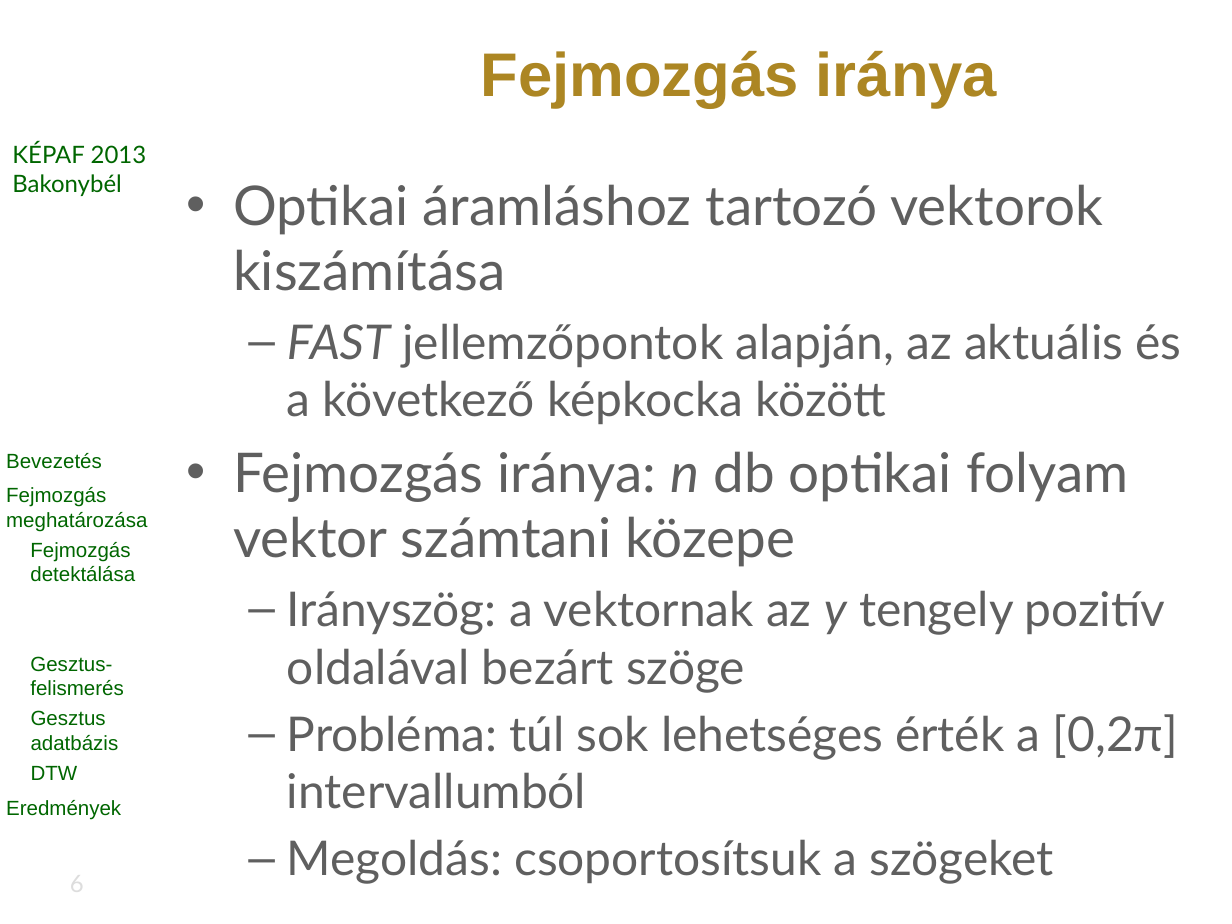
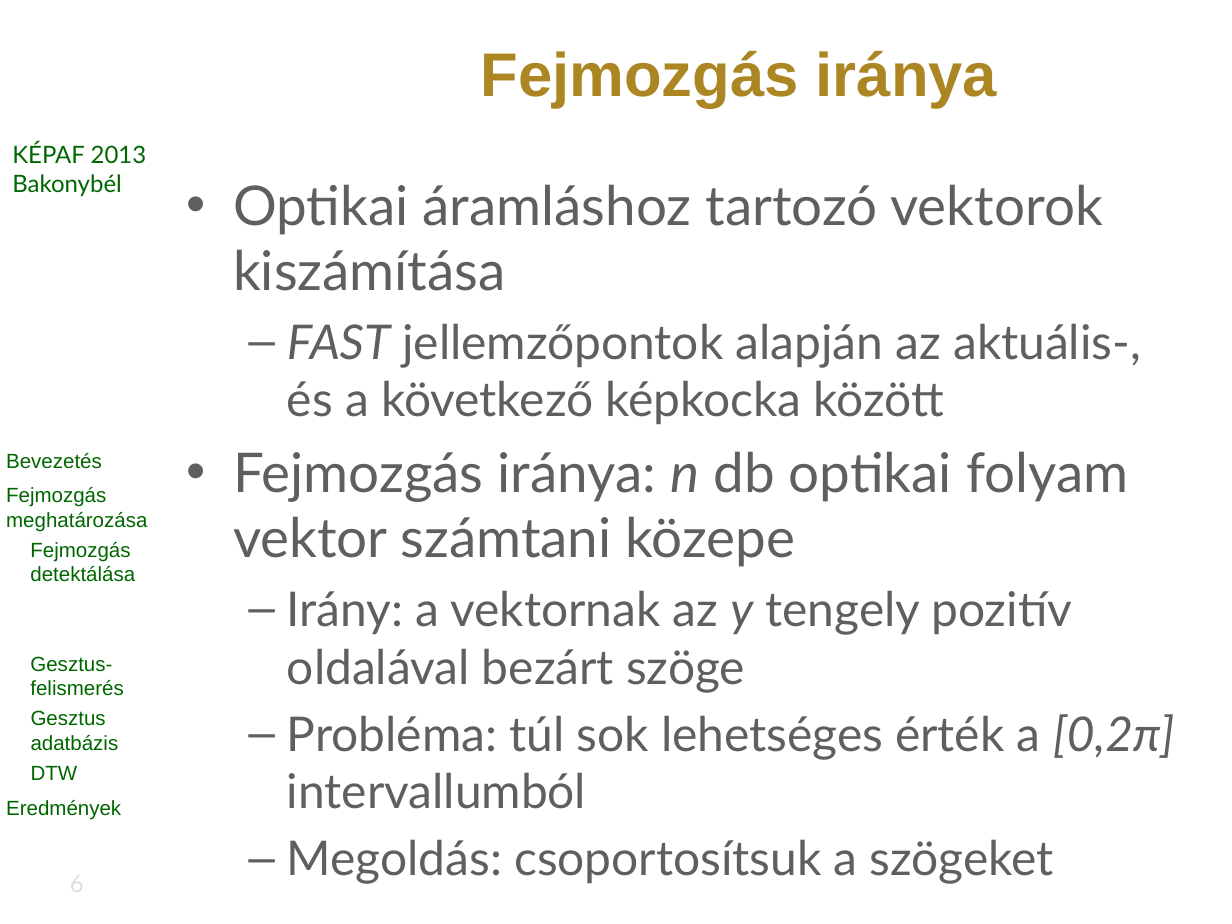
Before and after one commit to vohoaiviet/face-gesture-api, a slide deck: slide 6 of HeadMovement/research/kepaf/ppt/bertok.kornel.kepaf.2013.pptx. Drawn at 1232x924 pixels with LibreOffice and Linux fonts; fonts in the diff are those of the drawing; background and template pictures are left out. Boxes give left, top, right and bottom in pixels: in the first picture for what was removed or moved away, otherwise in the second. Text is boxed around its words. In the diff, an @@ line names an element or a change of style, - is before the commit and + after.

```diff
--- a/HeadMovement/research/kepaf/ppt/bertok.kornel.kepaf.2013.pptx
+++ b/HeadMovement/research/kepaf/ppt/bertok.kornel.kepaf.2013.pptx
@@ text at (x1=287, y1=323, x2=1141, y2=424): text changed @@
-  – FAST jellemzőpontok alapján, az aktuális és a következő képkocka között
+  – FAST jellemzőpontok alapján az aktuális-, és a következő képkocka között
@@ text at (x1=287, y1=590, x2=1072, y2=693): text changed @@
-  – Irányszög: a vektornak az y tengely pozitív oldalával bezárt szöge
+  – Irány: a vektornak az y tengely pozitív oldalával bezárt szöge
@@ text at (x1=287, y1=714, x2=1174, y2=809): italic on in "[0,2π]" @@
```
Also in this commit, not shown: 13 other slides changed.
